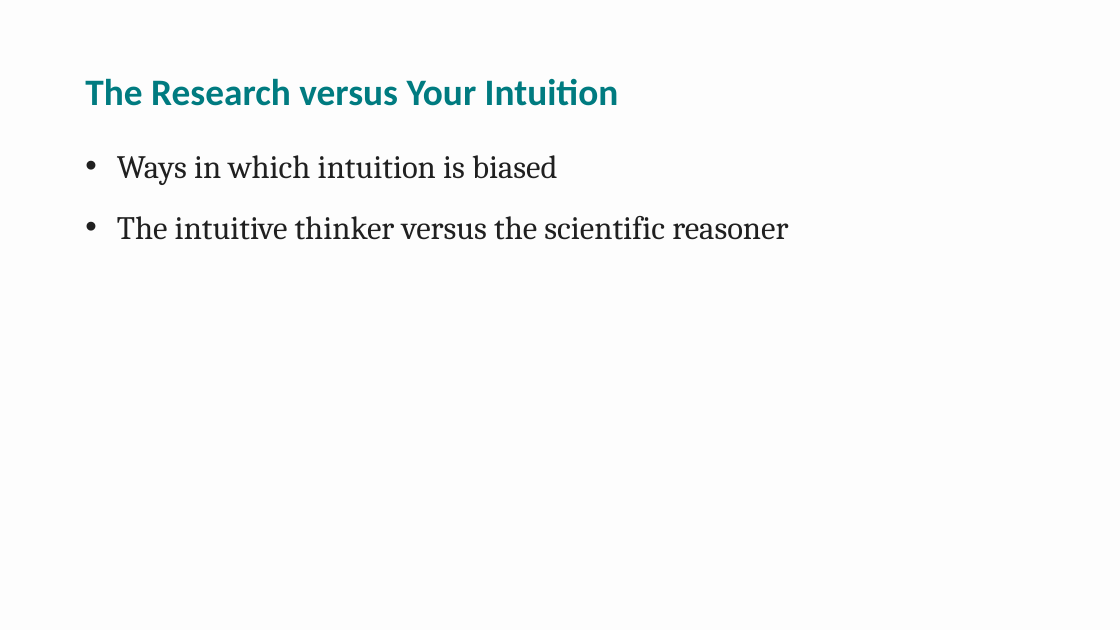
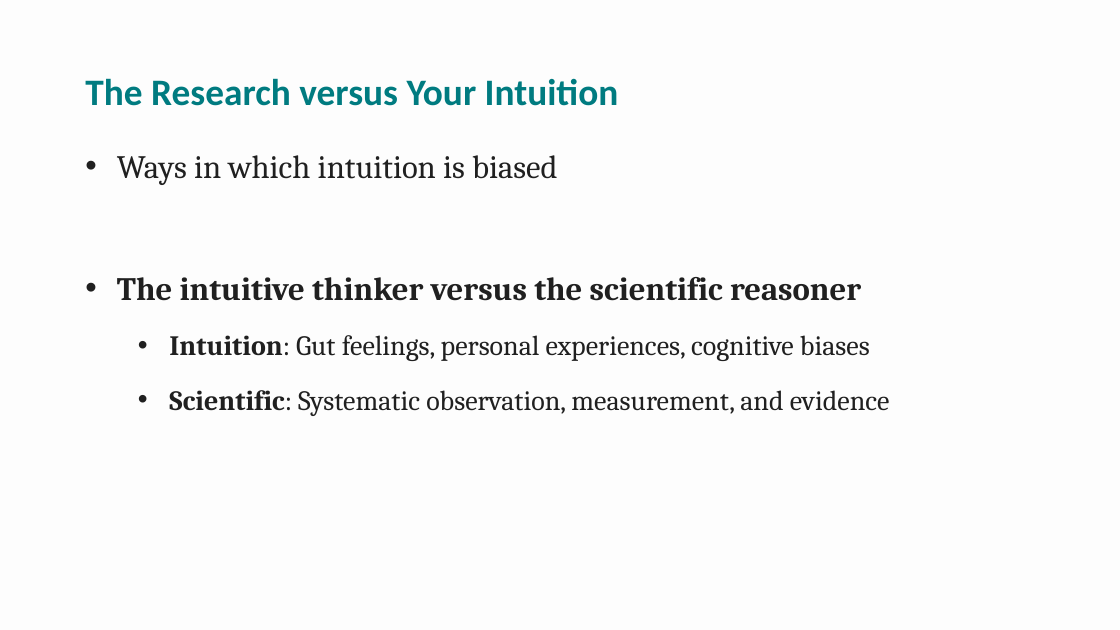
Before and after one commit to npm27/Teaching-Materials, a slide deck: slide 8 of Research Methods/Spring 26/Slides/2 Chapter 2.pptx (slide 12 before the commit). Drawn at 1120x630 pixels with LibreOffice and Linux fonts; fonts in the diff are those of the drawing. Boxes give left, top, right and bottom in pixels: in the first picture for what was removed or moved away, otherwise in the second. Text is boxed around its words. In the diff, an @@ line names an element or a change of style, - is before the commit and + after.

```diff
--- a/Research Methods/Spring 26/Slides/2 Chapter 2.pptx
+++ b/Research Methods/Spring 26/Slides/2 Chapter 2.pptx
@@ text at (117, 277, 861, 301): bold on in "The intuitive thinker versus the scientific reasoner" @@
@@ text at (169, 335, 890, 416): paragraphs added @@
+  • Intuition: Gut feelings, personal experiences, cognitive biases
+  • Scientific: Systematic observation, measurement, and evidence
```
Also in this commit, not shown: 4 other slides changed, 1 slide added, 6 slides removed, 40 other files.
